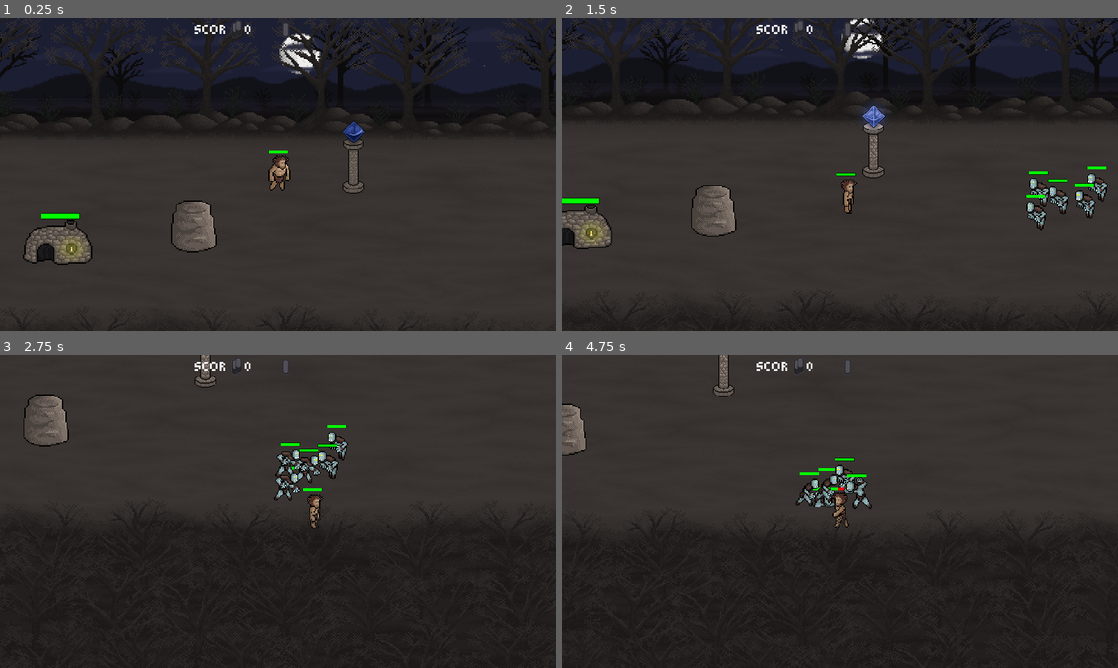
Above: before the commit, frames 1-4 (two rows, left to right).
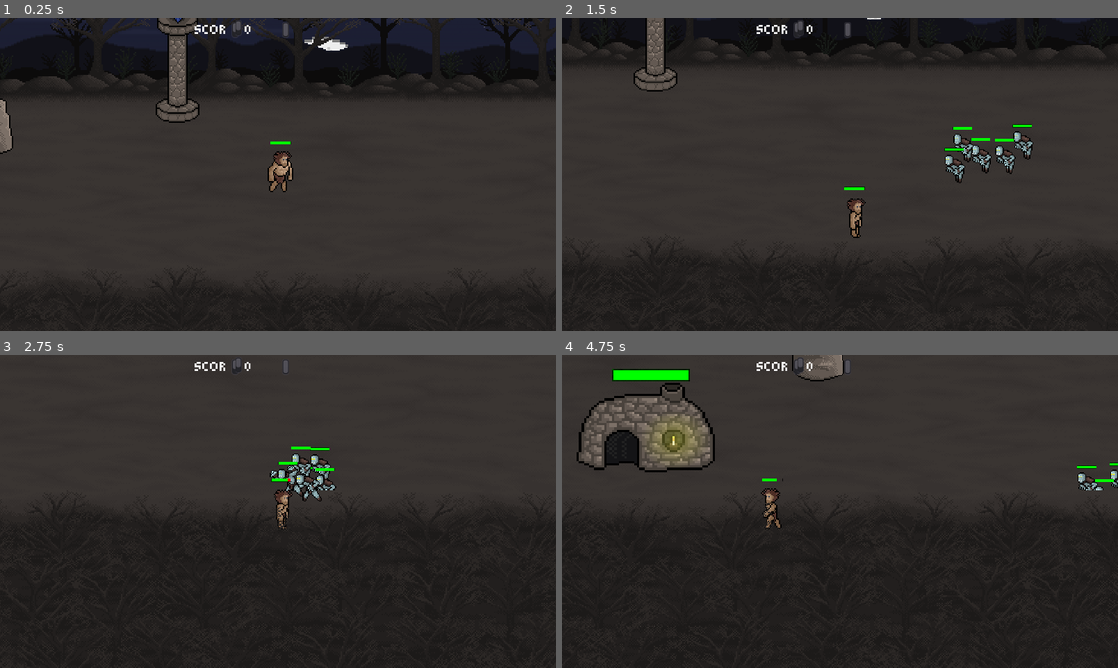
Above: after the commit, the same moments.

Repository: DigitalDenizen/FearAndLight
Game: Godot game, scene res://Main_World.tscn
Same seed, same stepped clock (60 frames per second), same inputs: the game is played once before the commit and once after it. The engine's default icon, where the game draws it, is replaced by a stand-in: a white triangle on a blue panel in a dark square.
Inputs (mouse positions are in pixels of both pictures, inside the frame that each line leads up to):
- Up to frame 1 (0.25 s): no input
- Up to frame 2 (1.5 s): move the mouse to (917, 183) at 0.52 s; hold D (move_right) 0.53-1.28 s; click (917, 183) at 0.67 s; move the mouse to (728, 190) at 1.27 s; hold S (move_down) from 1.28 s (still down)
- Up to frame 3 (2.75 s): move the mouse to (333, 442) at 2.02 s; release S (move_down) at 2.03 s; hold D (move_right) from 2.03 s (still down)
- Up to frame 4 (4.75 s): move the mouse to (812, 574) at 2.77 s; release D (move_right) at 2.78 s; hold W (move_up) 2.78-3.53 s; click (812, 574) at 2.92 s; move the mouse to (1006, 558) at 3.52 s; hold A (move_left) from 3.53 s (still down); move the mouse to (673, 464) at 4.27 s

The runs differ from the first frame. In frame 1, 24% of the frame differs, in the area x 0-100%, y 0-99%; in frame 2, 28%, in the area x 0-100%, y 0-93%; in frame 3, 2.8%; in frame 4, 7.4%.

Commit message:
Update asset scale
Updates scale of all assets

Diff:
--- a/Characters/Combat/FireBall.tscn
+++ b/Characters/Combat/FireBall.tscn
@@ -42,14 +42,13 @@
 }
 
 [node name="CollisionShape2D" type="CollisionShape2D" parent="."]
-shape = SubResource( 1 )
+shape = SubResource( 5 )
 
 [node name="AnimatedSprite" type="AnimatedSprite" parent="."]
 position = Vector2( 0.231651, -0.694939 )
 rotation = 0.0261799
-scale = Vector2( 1.14956, 1.28872 )
-frames = SubResource( 5 )
-animation = "Poof"
+frames = SubResource( 8 )
+animation = "Fire"
 flip_v = true
 [connection signal="body_entered" from="." to="." method="_body_entered"]
 [connection signal="body_exited" from="." to="." method="_FireBall_body_exited"]
--- a/Characters/Item_Drops/Item_Drop.tscn
+++ b/Characters/Item_Drops/Item_Drop.tscn
@@ -5,7 +5,7 @@
 [ext_resource path="res://Characters/Item_Drops/Item_Drop.gd" type="Script" id=3]
 
 [sub_resource type="CircleShape2D" id=1]
-radius = 13.3146
+radius = 6.57643
 
 [sub_resource type="AtlasTexture" id=2]
 atlas = ExtResource( 2 )
@@ -136,14 +136,12 @@
 type = 2
 
 [node name="CollisionShape2D" type="CollisionShape2D" parent="."]
-visible = false
-position = Vector2( -0.698341, -3.49171 )
+position = Vector2( 0.342217, -5.12687 )
 scale = Vector2( 2.39668, 2.39668 )
 shape = SubResource( 1 )
 
 [node name="AnimatedSprite" type="AnimatedSprite" parent="."]
 position = Vector2( 0.69834, -5.24521e-06 )
-scale = Vector2( 1.54653, 1.54653 )
 frames = SubResource( 28 )
 animation = "Bones"
 [connection signal="body_entered" from="." to="." method="_Item_Drop_body_entered"]
--- a/Characters/Player.tscn
+++ b/Characters/Player.tscn
@@ -9,8 +9,8 @@
 [ext_resource path="res://Images/barbarian/hero-barbarian-die.png" type="Texture" id=7]
 
 [sub_resource type="CapsuleShape2D" id=1]
-radius = 13.5631
-height = 31.7566
+radius = 9.43102
+height = 11.7195
 
 [sub_resource type="AtlasTexture" id=2]
 atlas = ExtResource( 3 )
@@ -156,18 +156,18 @@
 script = ExtResource( 1 )
 
 [node name="CollisionShape2D" type="CollisionShape2D" parent="."]
+position = Vector2( 1, -2 )
 shape = SubResource( 1 )
 
 [node name="HealthBar" parent="." instance=ExtResource( 2 )]
-margin_left = -15.0523
-margin_top = -38.0489
-margin_right = 24.9477
-margin_bottom = 1.95111
-rect_scale = Vector2( 0.5, 0.5 )
+margin_left = -6.4273
+margin_top = -25.7364
+margin_right = 33.5727
+margin_bottom = 14.2636
+rect_scale = Vector2( 0.266475, 0.258706 )
 
 [node name="AnimatedSprite" type="AnimatedSprite" parent="."]
 position = Vector2( 2, -2 )
-scale = Vector2( 1.72222, 1.72222 )
 frames = SubResource( 28 )
 animation = "walk"
 [connection signal="health_updated" from="." to="HealthBar" method="_on_health_updated"]
--- a/Main_World.tscn
+++ b/Main_World.tscn
@@ -16,15 +16,16 @@
 [node name="Main" type="Node2D"]
 
 [node name="MudWall" parent="." instance=ExtResource( 1 )]
-position = Vector2( 53.2083, 368.905 )
+position = Vector2( -50.136, 136.38 )
 
 [node name="Player" parent="." instance=ExtResource( 2 )]
-position = Vector2( 185.417, 287.355 )
+position = Vector2( 178.172, 173.962 )
 z_index = 11
 
 [node name="Camera2D" type="Camera2D" parent="Player"]
 scale = Vector2( 0.646373, 0.360952 )
 current = true
+zoom = Vector2( 0.5, 0.5 )
 smoothing_enabled = true
 drag_margin_bottom = 1.0
 script = ExtResource( 3 )
@@ -34,10 +35,11 @@
 [node name="ParallaxBackground" parent="." instance=ExtResource( 5 )]
 
 [node name="MudHut" parent="." instance=ExtResource( 6 )]
-position = Vector2( -186.881, 379.726 )
+position = Vector2( -211.826, 181.946 )
 
 [node name="Mob_Spawn" parent="." instance=ExtResource( 7 )]
-position = Vector2( 810.078, 357.272 )
+position = Vector2( 571.597, 170.707 )
+scale = Vector2( 0.5, 0.5 )
 spawn_num = 5
 
 [node name="Under_Ground" parent="." instance=ExtResource( 8 )]
@@ -48,7 +50,8 @@
 
 [node name="Barrier_top" parent="." instance=ExtResource( 11 )]
 visible = false
-position = Vector2( -2920.1, 160.544 )
+position = Vector2( -2921.69, 56.5692 )
 
 [node name="Pylon" parent="." instance=ExtResource( 12 )]
-position = Vector2( 301.458, 288.244 )
+position = Vector2( 97.5266, 104.663 )
+scale = Vector2( 0.996938, 1 )
--- a/Structures/MudWall.tscn
+++ b/Structures/MudWall.tscn
@@ -79,17 +79,11 @@
 "_edit_group_": true
 }
 
-[node name="CollisionPolygon2D" type="CollisionPolygon2D" parent="."]
-visible = false
-polygon = PoolVector2Array( -14.8188, -38.9894, -30.4244, -38.5017, -31.3997, -18.9947, -36.2765, 3.43835, -31.3997, 25.8714, -28.9613, 36.6003, -8.96667, 39.0386, 8.58963, 38.5509, 23.2199, 39.5263, 36.3871, 28.3098, 38.8255, 12.7042, 32.4857, 1.97533, 33.9487, -14.6056, 26.6336, -19.4824, 28.0966, -32.6496, 13.9541, -38.014 )
-
-[node name="Area2D" type="Area2D" parent="."]
-
-[node name="CollisionShape2D" type="CollisionPolygon2D" parent="Area2D"]
-polygon = PoolVector2Array( -14.8188, -38.5017, -27.0106, -33.625, -31.3997, -18.9947, -32.3751, 27.3344, -25.0599, 38.5509, -7.50365, 39.0386, 8.58963, 38.5509, 35.4118, 29.7728, 31.998, 2.95068, 32.9734, -15.0933, 27.1213, -17.5317, 26.6336, -34.1126, 13.9541, -38.014 )
-
 [node name="AnimatedSprite" type="AnimatedSprite" parent="."]
 position = Vector2( 0.55196, -0.18759 )
-scale = Vector2( 1.72883, 1.72883 )
 frames = SubResource( 11 )
 animation = "idle"
+
+[node name="CollisionShape2D" type="CollisionPolygon2D" parent="."]
+visible = false
+polygon = PoolVector2Array( -11.625, -17.75, -13.875, -12.125, -14.375, -4.5, -14.875, 1.375, -15.125, 15.625, -11.5, 17.875, 2, 19.125, 12.25, 18.75, 17.375, 13.75, 14.75, -14.125, 14.75, -17.625, 8, -20.375, -5.25, -20.5 )
--- a/objects/Ice_Wall_Below.tscn
+++ b/objects/Ice_Wall_Below.tscn
@@ -3,8 +3,7 @@
 [ext_resource path="res://scenes/ice-wall/ice-wall-below/scene-layer-ice-wall-below.png" type="Texture" id=1]
 
 [node name="Ice_Wall_below" type="Sprite"]
-position = Vector2( 1740, 490 )
-scale = Vector2( 2, 2 )
+position = Vector2( 870, 245 )
 z_index = 10
 texture = ExtResource( 1 )
 centered = false
--- a/objects/Ice_Wall_Main.tscn
+++ b/objects/Ice_Wall_Main.tscn
@@ -3,8 +3,7 @@
 [ext_resource path="res://scenes/ice-wall/ice-wall-main/scene-layer-ice-wall-top.png" type="Texture" id=1]
 
 [node name="Ice_Wall_main" type="Sprite"]
-position = Vector2( 1740, 0 )
-scale = Vector2( 2, 2 )
+position = Vector2( 870, 0 )
 z_index = 10
 texture = ExtResource( 1 )
 centered = false
--- a/scenes/ParallaxBackground.tscn
+++ b/scenes/ParallaxBackground.tscn
@@ -44,240 +44,209 @@
 motion_scale = Vector2( 0, 1 )
 
 [node name="Stars1_Screen0" type="Sprite" parent="Stars"]
-position = Vector2( -1740, 0 )
-scale = Vector2( 2, 2 )
+position = Vector2( -870, 0 )
 z_index = 1
 texture = ExtResource( 3 )
 centered = false
 
 [node name="Stars1_Screen1" type="Sprite" parent="Stars"]
+position = Vector2( -435, 0 )
+z_index = 1
+z_as_relative = false
+texture = ExtResource( 3 )
+centered = false
+
+[node name="Stars1_Screen2" type="Sprite" parent="Stars"]
+z_index = 1
+z_as_relative = false
+texture = ExtResource( 3 )
+centered = false
+
+[node name="Stars1_Screen3" type="Sprite" parent="Stars"]
+position = Vector2( 435, 0 )
+z_index = 1
+z_as_relative = false
+texture = ExtResource( 3 )
+centered = false
+
+[node name="Stars1_Screen4" type="Sprite" parent="Stars"]
+position = Vector2( 870, 0 )
+z_index = 1
+z_as_relative = false
+texture = ExtResource( 3 )
+centered = false
+
+[node name="Stars1_Screen5" type="Sprite" parent="Stars"]
+position = Vector2( 1305, 0 )
+z_index = 1
+z_as_relative = false
+texture = ExtResource( 3 )
+centered = false
+
+[node name="Upper_Sky0_Screen0" type="Sprite" parent="Stars"]
+position = Vector2( -870, -245 )
+texture = ExtResource( 4 )
+centered = false
+
+[node name="Upper_Sky_Stars1_Screen0" type="Sprite" parent="Stars"]
+position = Vector2( -870, -245 )
+z_index = 1
+texture = ExtResource( 5 )
+centered = false
+
+[node name="Upper_Sky_Quasars2_Screen0" type="Sprite" parent="Stars"]
+position = Vector2( -870, -245 )
+z_index = 2
+texture = ExtResource( 6 )
+centered = false
+
+[node name="Upper_Sky0_Screen1" type="Sprite" parent="Stars"]
+position = Vector2( -435, -245 )
+texture = ExtResource( 4 )
+centered = false
+
+[node name="Upper_Sky_Stars1_Screen1" type="Sprite" parent="Stars"]
+position = Vector2( -435, -245 )
+z_index = 1
+texture = ExtResource( 5 )
+centered = false
+
+[node name="Upper_Sky_Quasars2_Screen1" type="Sprite" parent="Stars"]
+position = Vector2( -435, -245 )
+z_index = 2
+texture = ExtResource( 6 )
+centered = false
+
+[node name="Upper_Sky0_Screen2" type="Sprite" parent="Stars"]
+position = Vector2( 0, -245 )
+texture = ExtResource( 4 )
+centered = false
+
+[node name="Upper_Sky_Stars1_Screen2" type="Sprite" parent="Stars"]
+position = Vector2( 0, -245 )
+z_index = 1
+texture = ExtResource( 5 )
+centered = false
+
+[node name="Upper_Sky_Quasars2_Screen2" type="Sprite" parent="Stars"]
+position = Vector2( 0, -245 )
+z_index = 2
+texture = ExtResource( 6 )
+centered = false
+
+[node name="Upper_Sky0_Screen3" type="Sprite" parent="Stars"]
+position = Vector2( 435, -245 )
+texture = ExtResource( 4 )
+centered = false
+
+[node name="Upper_Sky_Stars1_Screen3" type="Sprite" parent="Stars"]
+position = Vector2( 435, -245 )
+z_index = 1
+texture = ExtResource( 5 )
+centered = false
+
+[node name="Upper_Sky_Quasars2_Screen3" type="Sprite" parent="Stars"]
+position = Vector2( 435, -245 )
+z_index = 2
+texture = ExtResource( 6 )
+centered = false
+
+[node name="Upper_Sky0_Screen4" type="Sprite" parent="Stars"]
+position = Vector2( 870, -245 )
+texture = ExtResource( 4 )
+centered = false
+
+[node name="Upper_Sky_Stars1_Screen4" type="Sprite" parent="Stars"]
+position = Vector2( 870, -245 )
+z_index = 1
+texture = ExtResource( 5 )
+centered = false
+
+[node name="Upper_Sky_Quasars2_Screen4" type="Sprite" parent="Stars"]
+position = Vector2( 870, -245 )
+z_index = 2
+texture = ExtResource( 6 )
+centered = false
+
+[node name="Upper_Sky0_Screen5" type="Sprite" parent="Stars"]
+position = Vector2( 1305, -245 )
+texture = ExtResource( 4 )
+centered = false
+
+[node name="Upper_Sky_Stars1_Screen5" type="Sprite" parent="Stars"]
+position = Vector2( 1305, -245 )
+z_index = 1
+texture = ExtResource( 5 )
+centered = false
+
+[node name="Upper_Sky_Quasars2_Screen5" type="Sprite" parent="Stars"]
+position = Vector2( 1305, -245 )
+z_index = 2
+texture = ExtResource( 6 )
+centered = false
+
+[node name="Screen0" type="ParallaxLayer" parent="."]
 position = Vector2( -870, 0 )
-scale = Vector2( 2, 2 )
-z_index = 1
-z_as_relative = false
-texture = ExtResource( 3 )
-centered = false
-
-[node name="Stars1_Screen2" type="Sprite" parent="Stars"]
-scale = Vector2( 2, 2 )
-z_index = 1
-z_as_relative = false
-texture = ExtResource( 3 )
-centered = false
-
-[node name="Stars1_Screen3" type="Sprite" parent="Stars"]
-position = Vector2( 870, 0 )
-scale = Vector2( 2, 2 )
-z_index = 1
-z_as_relative = false
-texture = ExtResource( 3 )
-centered = false
-
-[node name="Stars1_Screen4" type="Sprite" parent="Stars"]
-position = Vector2( 1740, 0 )
-scale = Vector2( 2, 2 )
-z_index = 1
-z_as_relative = false
-texture = ExtResource( 3 )
-centered = false
-
-[node name="Stars1_Screen5" type="Sprite" parent="Stars"]
-position = Vector2( 2610, 0 )
-scale = Vector2( 2, 2 )
-z_index = 1
-z_as_relative = false
-texture = ExtResource( 3 )
-centered = false
-
-[node name="Upper_Sky0_Screen0" type="Sprite" parent="Stars"]
-position = Vector2( -1740, -490 )
-scale = Vector2( 2, 2 )
-texture = ExtResource( 4 )
-centered = false
-
-[node name="Upper_Sky_Stars1_Screen0" type="Sprite" parent="Stars"]
-position = Vector2( -1740, -490 )
-scale = Vector2( 2, 2 )
-z_index = 1
-texture = ExtResource( 5 )
-centered = false
-
-[node name="Upper_Sky_Quasars2_Screen0" type="Sprite" parent="Stars"]
-position = Vector2( -1740, -490 )
-scale = Vector2( 2, 2 )
-z_index = 2
-texture = ExtResource( 6 )
-centered = false
-
-[node name="Upper_Sky0_Screen1" type="Sprite" parent="Stars"]
-position = Vector2( -870, -490 )
-scale = Vector2( 2, 2 )
-texture = ExtResource( 4 )
-centered = false
-
-[node name="Upper_Sky_Stars1_Screen1" type="Sprite" parent="Stars"]
-position = Vector2( -870, -490 )
-scale = Vector2( 2, 2 )
-z_index = 1
-texture = ExtResource( 5 )
-centered = false
-
-[node name="Upper_Sky_Quasars2_Screen1" type="Sprite" parent="Stars"]
-position = Vector2( -870, -490 )
-scale = Vector2( 2, 2 )
-z_index = 2
-texture = ExtResource( 6 )
-centered = false
-
-[node name="Upper_Sky0_Screen2" type="Sprite" parent="Stars"]
-position = Vector2( 0, -490 )
-scale = Vector2( 2, 2 )
-texture = ExtResource( 4 )
-centered = false
-
-[node name="Upper_Sky_Stars1_Screen2" type="Sprite" parent="Stars"]
-position = Vector2( 0, -490 )
-scale = Vector2( 2, 2 )
-z_index = 1
-texture = ExtResource( 5 )
-centered = false
-
-[node name="Upper_Sky_Quasars2_Screen2" type="Sprite" parent="Stars"]
-position = Vector2( 0, -490 )
-scale = Vector2( 2, 2 )
-z_index = 2
-texture = ExtResource( 6 )
-centered = false
-
-[node name="Upper_Sky0_Screen3" type="Sprite" parent="Stars"]
-position = Vector2( 870, -490 )
-scale = Vector2( 2, 2 )
-texture = ExtResource( 4 )
-centered = false
-
-[node name="Upper_Sky_Stars1_Screen3" type="Sprite" parent="Stars"]
-position = Vector2( 870, -490 )
-scale = Vector2( 2, 2 )
-z_index = 1
-texture = ExtResource( 5 )
-centered = false
-
-[node name="Upper_Sky_Quasars2_Screen3" type="Sprite" parent="Stars"]
-position = Vector2( 870, -490 )
-scale = Vector2( 2, 2 )
-z_index = 2
-texture = ExtResource( 6 )
-centered = false
-
-[node name="Upper_Sky0_Screen4" type="Sprite" parent="Stars"]
-position = Vector2( 1740, -490 )
-scale = Vector2( 2, 2 )
-texture = ExtResource( 4 )
-centered = false
-
-[node name="Upper_Sky_Stars1_Screen4" type="Sprite" parent="Stars"]
-position = Vector2( 1740, -490 )
-scale = Vector2( 2, 2 )
-z_index = 1
-texture = ExtResource( 5 )
-centered = false
-
-[node name="Upper_Sky_Quasars2_Screen4" type="Sprite" parent="Stars"]
-position = Vector2( 1740, -490 )
-scale = Vector2( 2, 2 )
-z_index = 2
-texture = ExtResource( 6 )
-centered = false
-
-[node name="Upper_Sky0_Screen5" type="Sprite" parent="Stars"]
-position = Vector2( 2610, -490 )
-scale = Vector2( 2, 2 )
-texture = ExtResource( 4 )
-centered = false
-
-[node name="Upper_Sky_Stars1_Screen5" type="Sprite" parent="Stars"]
-position = Vector2( 2610, -490 )
-scale = Vector2( 2, 2 )
-z_index = 1
-texture = ExtResource( 5 )
-centered = false
-
-[node name="Upper_Sky_Quasars2_Screen5" type="Sprite" parent="Stars"]
-position = Vector2( 2610, -490 )
-scale = Vector2( 2, 2 )
-z_index = 2
-texture = ExtResource( 6 )
-centered = false
-
-[node name="Screen0" type="ParallaxLayer" parent="."]
-position = Vector2( -1740, 0 )
 __meta__ = {
 "_edit_group_": true
 }
 
 [node name="Sky_0" type="Sprite" parent="Screen0"]
-scale = Vector2( 2, 2 )
 texture = ExtResource( 7 )
 centered = false
 
 [node name="Foreground_6" type="Sprite" parent="Screen0"]
-scale = Vector2( 2, 2 )
 z_index = 6
 texture = ExtResource( 8 )
 centered = false
 
 [node name="Screen1" type="ParallaxLayer" parent="."]
-position = Vector2( -870, 0 )
+position = Vector2( -435, 0 )
 __meta__ = {
 "_edit_group_": true
 }
 
 [node name="Sky_0" type="Sprite" parent="Screen1"]
-scale = Vector2( 2, 2 )
 texture = ExtResource( 7 )
 centered = false
 
 [node name="Foreground_6" type="Sprite" parent="Screen1"]
-scale = Vector2( 2, 2 )
 z_index = 6
 texture = ExtResource( 8 )
 centered = false
 
 [node name="Clouds_Screen1" type="ParallaxLayer" parent="."]
-position = Vector2( -870, 0 )
+position = Vector2( -435, 0 )
 motion_scale = Vector2( 0.25, 1 )
 __meta__ = {
 "_edit_group_": true
 }
 
 [node name="Coulds_3" type="Sprite" parent="Clouds_Screen1"]
-scale = Vector2( 2, 2 )
 z_index = 3
 texture = ExtResource( 9 )
 centered = false
 
 [node name="Hills_Screen1" type="ParallaxLayer" parent="."]
-position = Vector2( -870, 0 )
+position = Vector2( -435, 0 )
 motion_scale = Vector2( 0.25, 1 )
 __meta__ = {
 "_edit_group_": true
 }
 
 [node name="Hills_4" type="Sprite" parent="Hills_Screen1"]
-scale = Vector2( 2, 2 )
 z_index = 4
 texture = ExtResource( 10 )
 centered = false
 
 [node name="Dark_Trees_Screen1" type="ParallaxLayer" parent="."]
-position = Vector2( -870, 0 )
+position = Vector2( -435, 0 )
 motion_scale = Vector2( 0.4, 1 )
 __meta__ = {
 "_edit_group_": true
 }
 
 [node name="DarkTrees_5" type="Sprite" parent="Dark_Trees_Screen1"]
-scale = Vector2( 2, 2 )
 z_index = 5
 texture = ExtResource( 11 )
 centered = false
@@ -288,12 +257,10 @@
 }
 
 [node name="Sky_0" type="Sprite" parent="Screen2"]
-scale = Vector2( 2, 2 )
 texture = ExtResource( 7 )
 centered = false
 
 [node name="Foreground_6" type="Sprite" parent="Screen2"]
-scale = Vector2( 2, 2 )
 z_index = 6
 texture = ExtResource( 8 )
 centered = false
@@ -305,7 +272,6 @@
 }
 
 [node name="Coulds_3" type="Sprite" parent="Clouds_Screen2"]
-scale = Vector2( 2, 2 )
 z_index = 3
 texture = ExtResource( 9 )
 centered = false
@@ -317,7 +283,6 @@
 }
 
 [node name="Hills_4" type="Sprite" parent="Hills_Screen2"]
-scale = Vector2( 2, 2 )
 z_index = 4
 texture = ExtResource( 10 )
 centered = false
@@ -329,92 +294,82 @@
 }
 
 [node name="DarkTrees_5" type="Sprite" parent="Dark_Trees_Screen2"]
-scale = Vector2( 2, 2 )
 z_index = 5
 texture = ExtResource( 11 )
 centered = false
 
 [node name="Screen3" type="ParallaxLayer" parent="."]
-position = Vector2( 870, 0 )
+position = Vector2( 435, 0 )
 __meta__ = {
 "_edit_group_": true
 }
 
 [node name="Sky_0" type="Sprite" parent="Screen3"]
-scale = Vector2( 2, 2 )
 texture = ExtResource( 7 )
 centered = false
 
 [node name="Foreground_6" type="Sprite" parent="Screen3"]
-scale = Vector2( 2, 2 )
 z_index = 6
 texture = ExtResource( 8 )
 centered = false
 
 [node name="Clouds_Screen3" type="ParallaxLayer" parent="."]
-position = Vector2( 870, 0 )
+position = Vector2( 435, 0 )
 motion_scale = Vector2( 0.25, 1 )
 __meta__ = {
 "_edit_group_": true
 }
 
 [node name="Coulds_3" type="Sprite" parent="Clouds_Screen3"]
-scale = Vector2( 2, 2 )
 z_index = 3
 texture = ExtResource( 9 )
 centered = false
 
 [node name="Hills_Screen3" type="ParallaxLayer" parent="."]
-position = Vector2( 870, 0 )
+position = Vector2( 435, 0 )
 motion_scale = Vector2( 0.25, 1 )
 __meta__ = {
 "_edit_group_": true
 }
 
 [node name="Hills_4" type="Sprite" parent="Hills_Screen3"]
-scale = Vector2( 2, 2 )
 z_index = 4
 texture = ExtResource( 10 )
 centered = false
 
 [node name="Dark_Trees_Screen3" type="ParallaxLayer" parent="."]
+position = Vector2( 435, 0 )
+motion_scale = Vector2( 0.4, 1 )
+__meta__ = {
+"_edit_group_": true
+}
+
+[node name="DarkTrees_5" type="Sprite" parent="Dark_Trees_Screen3"]
+z_index = 5
+texture = ExtResource( 11 )
+centered = false
+
+[node name="Screen4" type="ParallaxLayer" parent="."]
 position = Vector2( 870, 0 )
-motion_scale = Vector2( 0.4, 1 )
-__meta__ = {
-"_edit_group_": true
-}
-
-[node name="DarkTrees_5" type="Sprite" parent="Dark_Trees_Screen3"]
-scale = Vector2( 2, 2 )
-z_index = 5
-texture = ExtResource( 11 )
-centered = false
-
-[node name="Screen4" type="ParallaxLayer" parent="."]
-position = Vector2( 1740, 0 )
 __meta__ = {
 "_edit_group_": true
 }
 
 [node name="Sky_0" type="Sprite" parent="Screen4"]
-scale = Vector2( 2, 2 )
 texture = ExtResource( 7 )
 centered = false
 
 [node name="Foreground_mud_6" type="Sprite" parent="Screen4"]
-scale = Vector2( 2, 2 )
 z_index = 6
 texture = ExtResource( 12 )
 centered = false
 
 [node name="Foreground_ice_6" type="Sprite" parent="Screen4"]
-scale = Vector2( 2, 2 )
 z_index = 6
 texture = ExtResource( 13 )
 centered = false
 
 [node name="Mud_to_ice_dark_trees" type="Sprite" parent="Screen4"]
-scale = Vector2( 2, 2 )
 z_index = 5
 texture = ExtResource( 11 )
 centered = false
@@ -433,23 +388,18 @@
 centered = false
 
 [node name="Screen5" type="ParallaxLayer" parent="."]
+position = Vector2( 1305, 0 )
 
 [node name="Sky_0" type="Sprite" parent="Screen5"]
-position = Vector2( 2610, 0 )
-scale = Vector2( 2, 2 )
 texture = ExtResource( 7 )
 centered = false
 
 [node name="Foreground_6" type="Sprite" parent="Screen5"]
-position = Vector2( 2610, 0 )
-scale = Vector2( 2, 2 )
 z_index = 6
 texture = ExtResource( 15 )
 centered = false
 
 [node name="Ice_Dark_trees_5" type="Sprite" parent="Screen5"]
-position = Vector2( 2610, 0 )
-scale = Vector2( 2, 2 )
 z_index = 5
 texture = ExtResource( 11 )
 centered = false
--- a/scenes/Under_Ground.tscn
+++ b/scenes/Under_Ground.tscn
@@ -12,15 +12,13 @@
 [node name="Under_Ground" type="Node"]
 
 [node name="Screen0" type="Node2D" parent="."]
-position = Vector2( -1740, 490 )
+position = Vector2( -870, 245 )
 
 [node name="Below_Ground_0" type="Sprite" parent="Screen0"]
-scale = Vector2( 2, 2 )
 texture = ExtResource( 1 )
 centered = false
 
 [node name="Below_Trees_2" type="Sprite" parent="Screen0"]
-scale = Vector2( 2, 2 )
 z_index = 13
 texture = ExtResource( 2 )
 centered = false
@@ -32,19 +30,18 @@
 visible = false
 
 [node name="CollisionPolygon2D" type="CollisionPolygon2D" parent="Screen0/Below_Trees_2/StaticBody2D"]
+visible = false
 build_mode = 1
 polygon = PoolVector2Array( 434.291, 30.1846, 432.712, 245.448, 1.13225, 245.448, 1.50034, 30.0002 )
 
 [node name="Screen1" type="Node2D" parent="."]
-position = Vector2( -870, 490 )
+position = Vector2( -435, 245 )
 
 [node name="Below_Ground_0" type="Sprite" parent="Screen1"]
-scale = Vector2( 2, 2 )
 texture = ExtResource( 1 )
 centered = false
 
 [node name="Below_Trees_2" type="Sprite" parent="Screen1"]
-scale = Vector2( 2, 2 )
 z_index = 13
 texture = ExtResource( 2 )
 centered = false
@@ -60,15 +57,13 @@
 polygon = PoolVector2Array( 434.291, 30.1846, 432.712, 245.448, 1.13225, 245.448, 1.50034, 30.0002 )
 
 [node name="Screen2" type="Node2D" parent="."]
-position = Vector2( 0, 490 )
+position = Vector2( 0, 245 )
 
 [node name="Below_Ground_0" type="Sprite" parent="Screen2"]
-scale = Vector2( 2, 2 )
 texture = ExtResource( 1 )
 centered = false
 
 [node name="Below_Trees_2" type="Sprite" parent="Screen2"]
-scale = Vector2( 2, 2 )
 z_index = 12
 texture = ExtResource( 2 )
 centered = false
@@ -84,15 +79,13 @@
 polygon = PoolVector2Array( 434.291, 30.1846, 432.712, 245.448, 1.13225, 245.448, 1.50034, 30.0002 )
 
 [node name="Screen3" type="Node2D" parent="."]
-position = Vector2( 870, 490 )
+position = Vector2( 435, 245 )
 
 [node name="Below_Ground_0" type="Sprite" parent="Screen3"]
-scale = Vector2( 2, 2 )
 texture = ExtResource( 1 )
 centered = false
 
 [node name="Below_Trees_2" type="Sprite" parent="Screen3"]
-scale = Vector2( 2, 2 )
 z_index = 13
 texture = ExtResource( 2 )
 centered = false
@@ -108,21 +101,18 @@
 polygon = PoolVector2Array( 434.291, 30.1846, 432.712, 245.448, 1.13225, 245.448, 1.50034, 30.0002 )
 
 [node name="Screen4" type="Node2D" parent="."]
-position = Vector2( 1740, 490 )
+position = Vector2( 870, 245 )
 
 [node name="Below_Mud_Ground_0" type="Sprite" parent="Screen4"]
-scale = Vector2( 2, 2 )
 texture = ExtResource( 1 )
 centered = false
 
 [node name="Below_Ground_ice_1" type="Sprite" parent="Screen4"]
-scale = Vector2( 2, 2 )
 z_index = 1
 texture = ExtResource( 3 )
 centered = false
 
 [node name="Below_Trees_Back_2" type="Sprite" parent="Screen4"]
-scale = Vector2( 2, 2 )
 z_index = 9
 texture = ExtResource( 4 )
 centered = false
@@ -138,27 +128,23 @@
 polygon = PoolVector2Array( 434.291, 30.1846, 432.712, 245.448, 1.13225, 245.448, 1.50034, 30.0002 )
 
 [node name="Below_Trees_Front_4" type="Sprite" parent="Screen4"]
-scale = Vector2( 2, 2 )
 z_index = 13
 texture = ExtResource( 5 )
 centered = false
 
 [node name="Below_Mud_Trees_4" type="Sprite" parent="Screen4"]
-scale = Vector2( 2, 2 )
 z_index = 13
 texture = ExtResource( 6 )
 centered = false
 
 [node name="Screen5" type="Node2D" parent="."]
-position = Vector2( 2610, 490 )
+position = Vector2( 1305, 245 )
 
 [node name="Below_Ground_0" type="Sprite" parent="Screen5"]
-scale = Vector2( 2, 2 )
 texture = ExtResource( 7 )
 centered = false
 
 [node name="Below_Trees_2" type="Sprite" parent="Screen5"]
-scale = Vector2( 2, 2 )
 z_index = 6
 texture = ExtResource( 8 )
 centered = false
Not shown: 2 places in Characters/Combat/FireBall.tscn that only renumber resources
Not shown: 1 places in objects/Ice_Wall_Below.tscn that only renumber resources
Not shown: 1 places in objects/Ice_Wall_Main.tscn that only renumber resources
